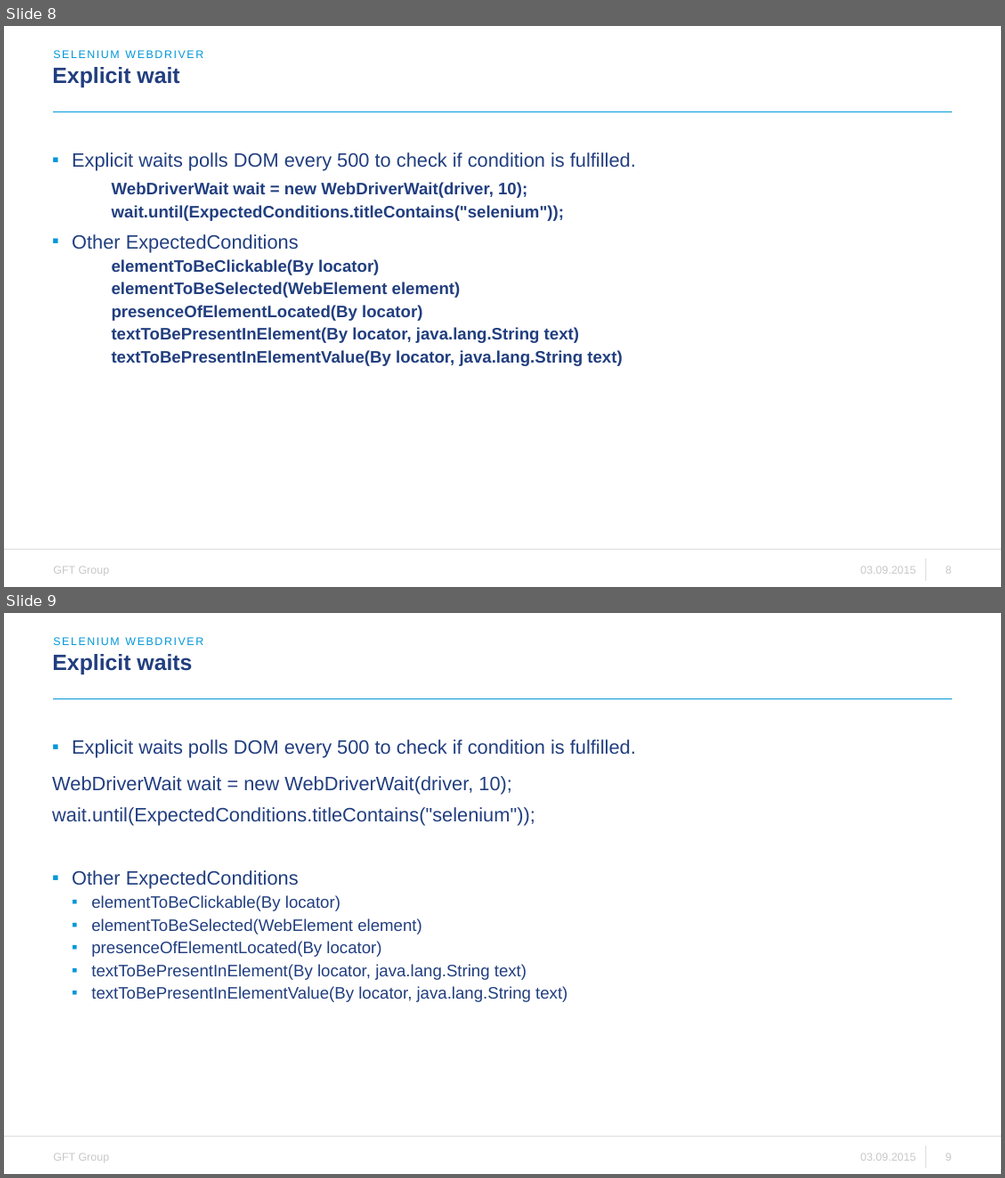
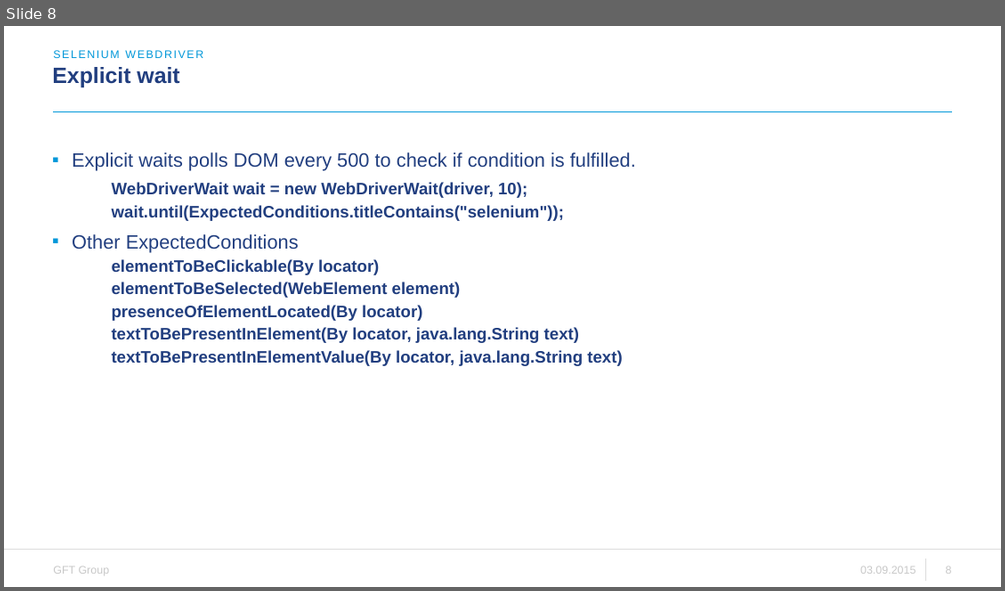
Before and after one commit to jacekokrojek/math.uni.lodz.pl, a slide deck: lesson-8/Students materials - 8 - Testing Web Applications with Webdriver.pptx. Shown one above the other, each under a label of ours: slides 8 and 9 before the commit, slide 8 after it. The pictures are 1005x1178 and 1005x591 pixels, drawn with LibreOffice and Linux fonts; fonts in the diff are those of the drawing; background and template pictures are left out. Boxes give left, top, right and bottom in pixels: in the first picture for what was removed or moved away, otherwise in the second. Text is boxed around its words. In the diff, an @@ line names an element or a change of style, - is before the commit and + after.

```diff
--- a/lesson-8/Students materials - 8 - Testing Web Applications with Webdriver.pptx
+++ b/lesson-8/Students materials - 8 - Testing Web Applications with Webdriver.pptx
@@ slide 9 removed at <box>4,613,1001,1174</box>, background #FFFFFF; not listed: 6 template elements that a slide beside it also shows @@
@@ text removed at <box>53,637,203,645</box> @@
-SELENIUM WEBDRIVER
@@ title removed at <box>52,654,192,674</box> @@
-Explicit waits
@@ text removed at <box>52,739,636,1002</box> @@
-▪ Explicit waits polls DOM every 500 to check if condition is fulfilled.
-WebDriverWait wait = new WebDriverWait(driver, 10);
-wait.until(ExpectedConditions.titleContains("selenium"));
-▪ Other ExpectedConditions
-  ▪ elementToBeClickable(By locator)
-  ▪ elementToBeSelected(WebElement element)
-  ▪ presenceOfElementLocated(By locator)
-  ▪ textToBePresentInElement(By locator, java.lang.String text)
-  ▪ textToBePresentInElementValue(By locator, java.lang.String text)
```
Also in this commit, not shown: 1 slide changed, 6 other files.
